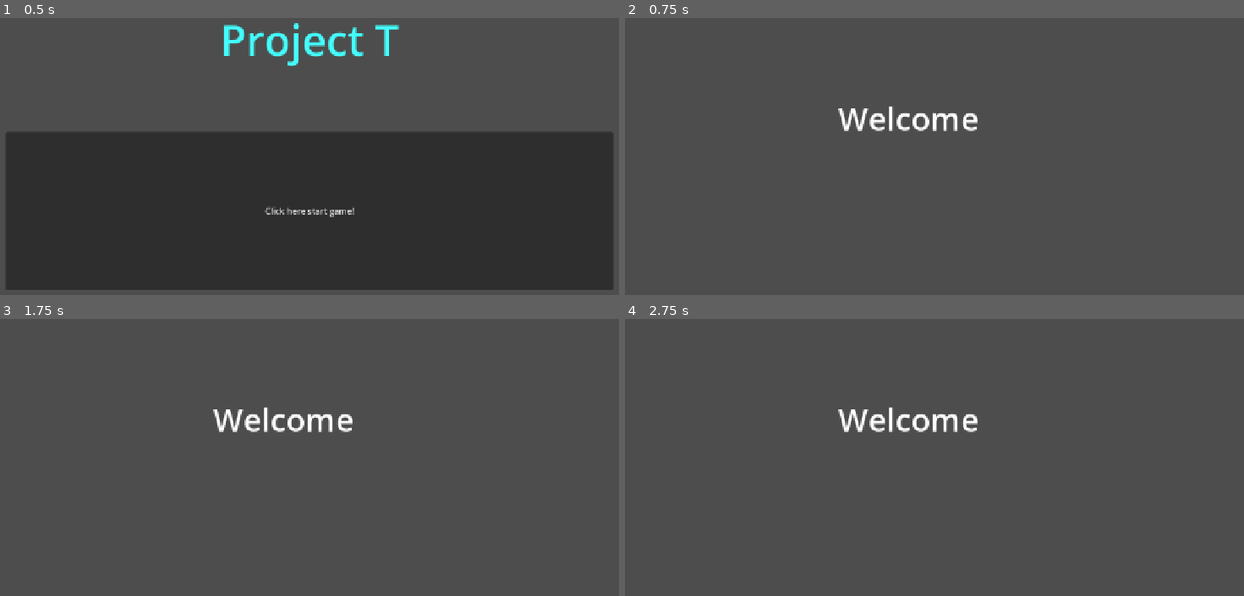
Above: before the commit, frames 1-4 (two rows, left to right).
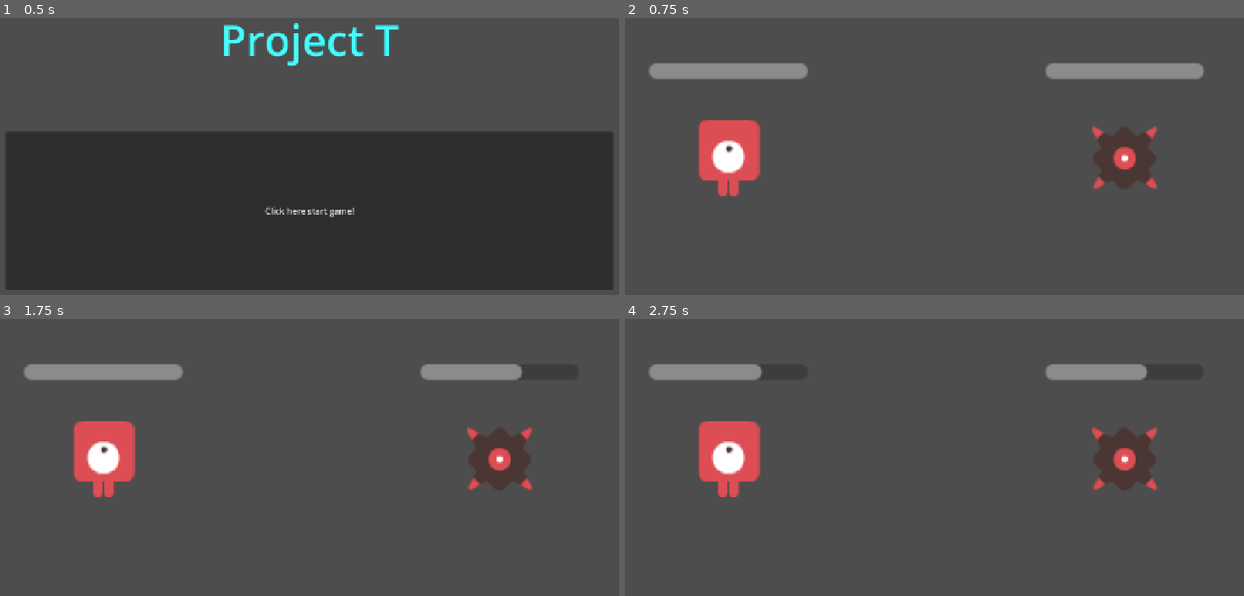
Above: after the commit, the same moments.

Repository: WitsarutH/Godot4_project-t
Game: Godot game, scene res://Scene/Start.tscn
Same seed, same stepped clock (60 frames per second), same inputs: the game is played once before the commit and once after it.
Inputs:
- Up to frame 1 (0.5 s): no input
- Up to frame 2 (0.75 s): click "Click here start game!" at 0.5 s
- Up to frame 3 (1.75 s): tap Enter at 1.25 s
- Up to frame 4 (2.75 s): tap Space at 2 s

Frame 1 is identical in both runs. In frame 2, 7.8% of the frame differs, in the area x 3-94%, y 16-65%; in frame 3, 7.2%; in frame 4, 6.8%.

Commit message:
Create BattleManager

Diff:
--- a/Scene/BattleScene.tscn
+++ b/Scene/BattleScene.tscn
@@ -1,9 +1,12 @@
 [gd_scene format=3 uid="uid://kwsbjqa6x87l"]
 
+[ext_resource type="Script" uid="uid://d1q0aervstmsd" path="res://Scripts/BattleManager.gd" id="1_3ptm4"]
 [ext_resource type="Texture2D" uid="uid://bhy45883fuw3g" path="res://Assets/Player/playerRed_up1.png" id="1_o4yrx"]
 [ext_resource type="Texture2D" uid="uid://crqg8db4ch35o" path="res://Assets/Enemy/enemyFloating_1.png" id="2_iq7mn"]
+[ext_resource type="Script" uid="uid://bt254cidvfma1" path="res://Scripts/Unit.gd" id="2_uette"]
 
 [node name="BattleScene" type="Node2D" unique_id=1999808844]
+script = ExtResource("1_3ptm4")
 
 [node name="PlayerSide" type="Node2D" parent="." unique_id=1699598098]
 
@@ -11,6 +14,8 @@
 position = Vector2(250, 360)
 scale = Vector2(3, 3)
 texture = ExtResource("1_o4yrx")
+script = ExtResource("2_uette")
+unit_name = "Knight"
 
 [node name="HPBar" type="ProgressBar" parent="PlayerSide/Player1" unique_id=1233333204]
 offset_left = -50.0
@@ -26,6 +31,9 @@
 position = Vector2(1000, 360)
 scale = Vector2(3, 3)
 texture = ExtResource("2_iq7mn")
+script = ExtResource("2_uette")
+unit_name = "Goblin"
+max_hp = 80
 
 [node name="HPBar" type="ProgressBar" parent="EnemySide/Enemy1" unique_id=383822965]
 offset_left = -50.0
--- a/Scene/Start.tscn
+++ b/Scene/Start.tscn
@@ -6,7 +6,7 @@
 font_size = 80
 font_color = Color(0.2627451, 1, 1, 1)
 
-[node name="Control" type="Control" unique_id=2045217386]
+[node name="Start" type="Control" unique_id=2045217386]
 layout_mode = 3
 anchors_preset = 15
 anchor_right = 1.0
--- a/Scene/level1.tscn
+++ /dev/null
@@ -1,26 +0,0 @@
-[gd_scene format=3 uid="uid://dp2233rdweivl"]
-
-[ext_resource type="Script" uid="uid://dlcqxu8dv11gw" path="res://Scripts/level_1.gd" id="1_ggtlb"]
-
-[sub_resource type="LabelSettings" id="LabelSettings_ggtlb"]
-font_size = 60
-
-[node name="Level1" type="Node2D" unique_id=491181756]
-script = ExtResource("1_ggtlb")
-
-[node name="Label" type="Label" parent="." unique_id=1475213139]
-anchors_preset = 8
-anchor_left = 0.5
-anchor_top = 0.5
-anchor_right = 0.5
-anchor_bottom = 0.5
-offset_left = 458.0
-offset_top = 243.0
-offset_right = 724.0
-offset_bottom = 326.0
-grow_horizontal = 2
-grow_vertical = 2
-size_flags_horizontal = 0
-size_flags_vertical = 0
-text = "Welcome"
-label_settings = SubResource("LabelSettings_ggtlb")
--- /dev/null
+++ b/Scripts/BattleManager.gd
@@ -0,0 +1,36 @@
+extends Node2D
+
+@onready var player = $PlayerSide/Player1
+@onready var enemy = $EnemySide/Enemy1
+
+# Called when the node enters the scene tree for the first time.
+func _ready() -> void:
+	print("=== Battle Start ===")
+	await get_tree().create_timer(1.0).timeout
+	player_turn()
+
+func player_turn():
+	print("[ เทิร์นผู้เล่น ]")
+	player.attack(enemy)
+
+	if enemy.is_dead():
+		end_battle("Player")
+		return
+
+	await get_tree().create_timer(1.0).timeout
+	enemy_turn()
+
+func enemy_turn():
+	print("[ เทิร์นศัตรู ]")
+	enemy.attack(player)
+
+	if player.is_dead():
+		end_battle("Enemy")
+		return
+
+	await get_tree().create_timer(1.0).timeout
+	player_turn()
+
+func end_battle(winner):
+	print("=== จบการต่อสู้ ===")
+	print(winner + " ชนะ!")
--- /dev/null
+++ b/Scripts/Unit.gd
@@ -0,0 +1,29 @@
+extends Sprite2D
+
+@export var unit_name = "Unit"
+var hp
+@export var max_hp = 100
+@export var atk = 30
+
+@onready var hp_bar = $HPBar
+
+func _ready() -> void:
+	hp = max_hp
+	hp_bar.max_value = max_hp
+	hp_bar.value = hp
+	print(unit_name + " พร้อมแล้ว HP: " + str(hp))
+
+func attack(target):
+	print(unit_name + " โจมตี " + target.unit_name)
+	target.take_damage(atk)
+
+func take_damage(damage):
+	hp -= damage
+	hp_bar.value = hp
+	print(unit_name + " โดนโจมตี เหลือ HP: " + str(hp))
+
+	if hp <= 0:
+		print(unit_name + " ตายแล้ว!")
+
+func is_dead():
+	return hp <= 0
--- a/Scripts/level_1.gd
+++ /dev/null
@@ -1,7 +0,0 @@
-extends Node2D
-
-func _ready() -> void:
-	print("Hello GDScript.")
-
-func _process(delta: float) -> void:
-	pass
--- a/Scripts/start.gd
+++ b/Scripts/start.gd
@@ -1,5 +1,5 @@
 extends Control
 
 func StartGame():
-	get_tree().change_scene_to_file("res://Scene/level1.tscn")
+	get_tree().change_scene_to_file("res://Scene/BattleScene.tscn")
 	print("start game!")
Not shown, added: Scripts/BattleManager.gd.uid
Not shown, added: Scripts/Unit.gd.uid
Not shown, removed: Scripts/level_1.gd.uid
